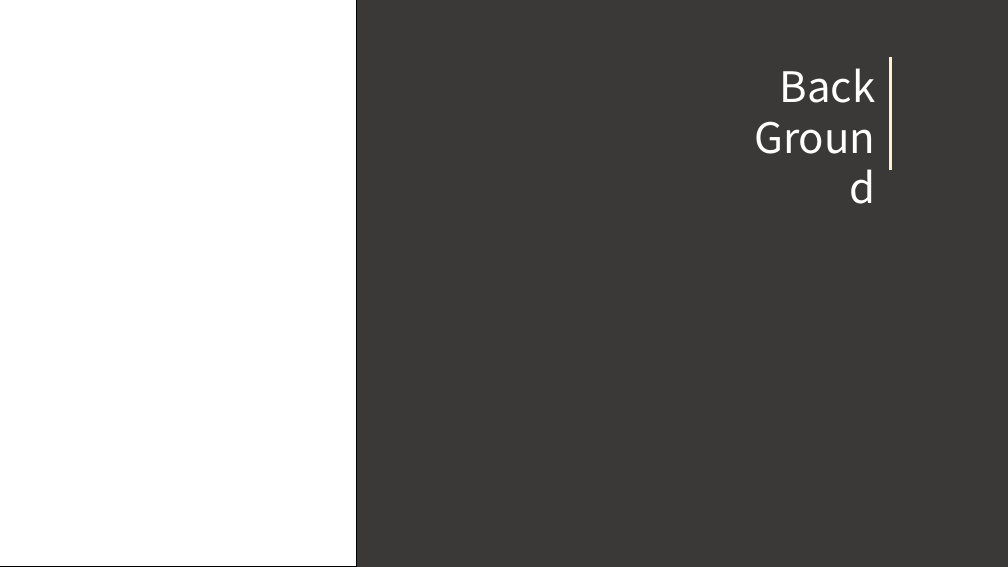
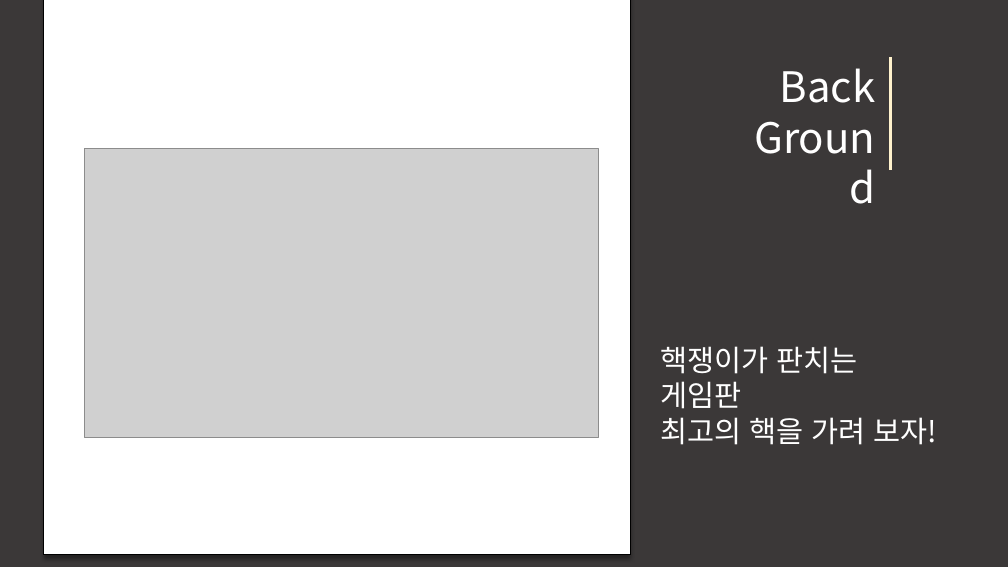
Before and after one commit to robin-maki/ABneBA, a slide deck: slide 2 of ABneBA_Presentation.pptx. Drawn at 1008x567 pixels with LibreOffice and Linux fonts; fonts in the diff are those of the drawing; grey boxes stand for pictures. Boxes give left, top, right and bottom in pixels: in the first picture for what was removed or moved away, otherwise in the second. Text is boxed around its words. In the diff, an @@ line names an element or a change of style, - is before the commit and + after.

```diff
--- a/ABneBA_Presentation.pptx
+++ b/ABneBA_Presentation.pptx
@@ rectangle: place and size @@
-rectangle at (0, 0, 356, 567)
+rectangle at (44, 0, 631, 554)
@@ rectangle at (44, 0, 631, 554): shadow on @@
@@ picture added at (85, 149, 598, 438) @@
@@ text added at (660, 346, 938, 445), 28 pt, text #FFFFFF @@
+핵쟁이가 판치는 게임판
+최고의 핵을 가려 보자!
```
